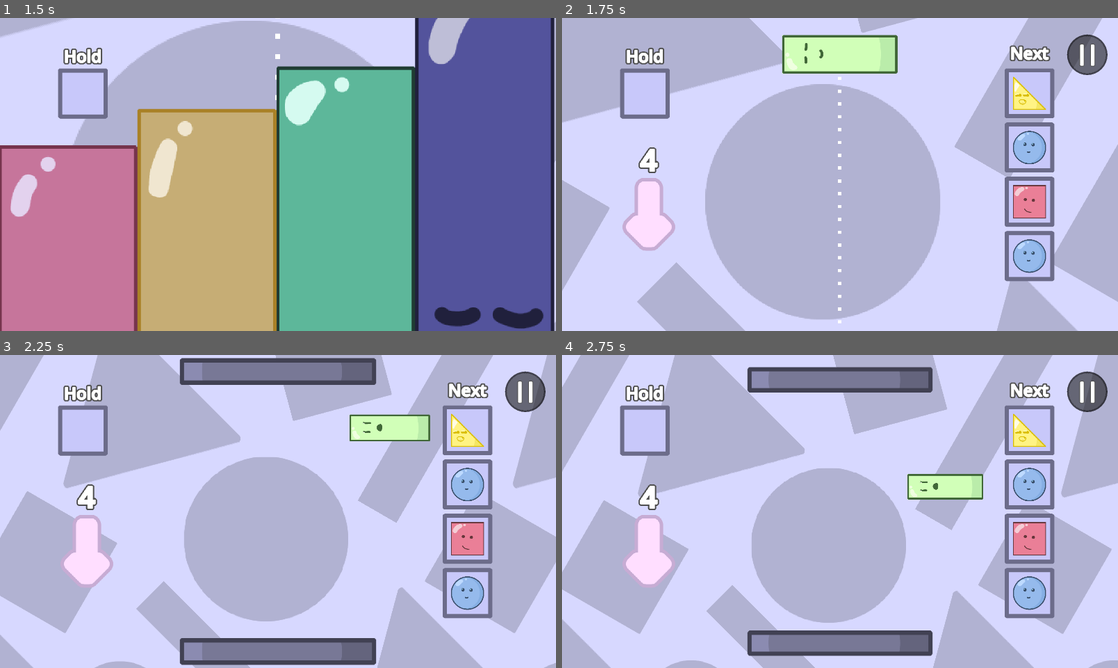
Above: before the commit, frames 1-4 (two rows, left to right).
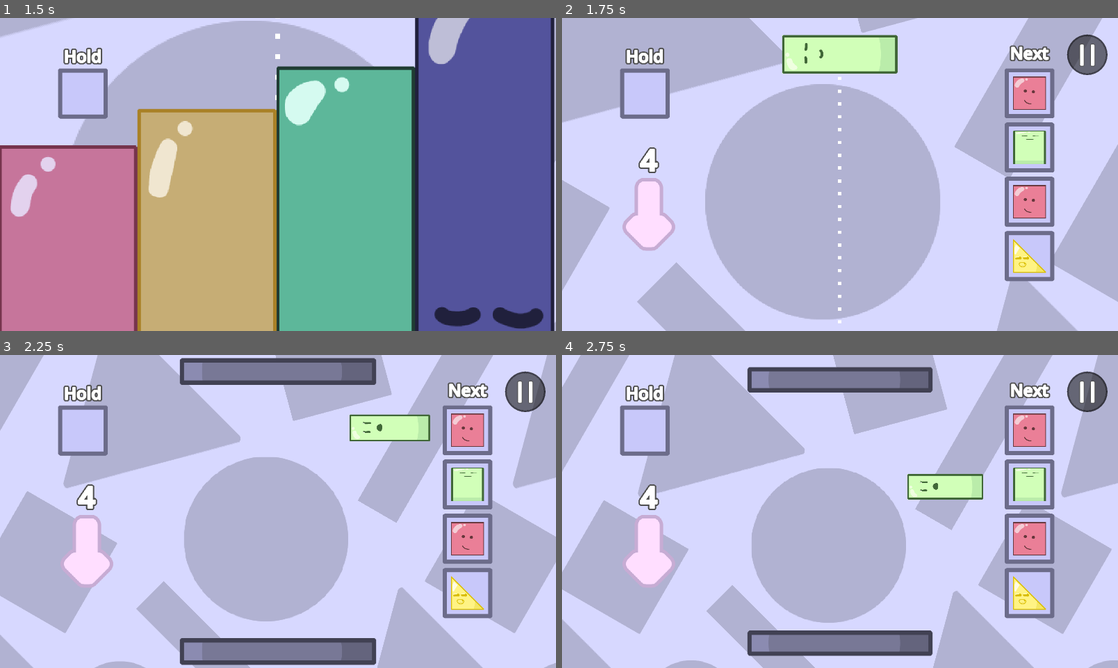
Above: after the commit, the same moments.

Repository: nullishew/game-jam-palindome
Game: Godot game, scene res://scenes/menu.tscn
The game is run twice, just before and just after one commit, with the same random seed, the same clock (stepped at 60 frames per second) and the same inputs.
Inputs (mouse positions are in pixels of both pictures, inside the frame that each line leads up to):
- Up to frame 1 (1.5 s): click "Start" at 0.5 s; click "Start" at 1.25 s
- Up to frame 2 (1.75 s): no input
- Up to frame 3 (2.25 s): move the mouse to (400, 495) at 2.02 s; hold Right (move_piece_right) from 2.03 s (still down); tap Space (drop_piece) at 2.1 s; click (400, 495) at 2.17 s
- Up to frame 4 (2.75 s): keep holding Right (move_piece_right)

Frame 1 is identical in both runs. In frame 2, 1.9% of the frame differs, in the area x 81-88%, y 18-82%; in frame 3, 1.9%; in frame 4, 1.9%.

Commit message:
create framework for difficulty adjustment + rework piece generation pattern

Diff:
--- /dev/null
+++ b/resources/game_difficulty_config_1.tres
@@ -0,0 +1,48 @@
+[gd_resource type="Resource" script_class="DifficultyConfig" format=3 uid="uid://cn5xn8va052jg"]
+
+[ext_resource type="Script" uid="uid://d1feek4va50u1" path="res://scripts/features/difficulty_config.gd" id="1_3rb7r"]
+[ext_resource type="Script" uid="uid://c8dmoo7qmkc50" path="res://scripts/features/difficulty_stage_config.gd" id="2_6t4k3"]
+[ext_resource type="Script" uid="uid://cpowjncfu48nu" path="res://scripts/features/piece/piece_spawn_config.gd" id="3_h25ky"]
+[ext_resource type="Resource" uid="uid://ddvlfs7xxkopw" path="res://resources/piece_spawn_configs/block_spawn_config.tres" id="4_hqnqd"]
+[ext_resource type="Resource" uid="uid://css1jxrjeb1ym" path="res://resources/piece_spawn_configs/i_spawn_config.tres" id="5_gqomr"]
+[ext_resource type="Script" uid="uid://cqhh5s47qk48l" path="res://scripts/features/piece/piece_queue_config.gd" id="6_rox67"]
+[ext_resource type="Resource" uid="uid://mcl75rxngymv" path="res://resources/piece_spawn_configs/triangle_spawn_config.tres" id="7_gqomr"]
+[ext_resource type="Resource" uid="uid://ej4doo37u15r" path="res://resources/piece_spawn_configs/circle_spawn_config.tres" id="8_rox67"]
+
+[sub_resource type="Resource" id="Resource_ltmrq"]
+script = ExtResource("6_rox67")
+piece_spawn_configs = Array[ExtResource("3_h25ky")]([ExtResource("4_hqnqd"), ExtResource("5_gqomr")])
+metadata/_custom_type_script = "uid://cqhh5s47qk48l"
+
+[sub_resource type="Resource" id="Resource_47w2s"]
+script = ExtResource("2_6t4k3")
+duration_turns = 4
+piece_queue_config = SubResource("Resource_ltmrq")
+metadata/_custom_type_script = "uid://c8dmoo7qmkc50"
+
+[sub_resource type="Resource" id="Resource_h25ky"]
+script = ExtResource("6_rox67")
+piece_spawn_configs = Array[ExtResource("3_h25ky")]([ExtResource("4_hqnqd"), ExtResource("5_gqomr"), ExtResource("7_gqomr")])
+metadata/_custom_type_script = "uid://cqhh5s47qk48l"
+
+[sub_resource type="Resource" id="Resource_hqnqd"]
+script = ExtResource("2_6t4k3")
+duration_turns = 4
+piece_queue_config = SubResource("Resource_h25ky")
+metadata/_custom_type_script = "uid://c8dmoo7qmkc50"
+
+[sub_resource type="Resource" id="Resource_s8g25"]
+script = ExtResource("6_rox67")
+piece_spawn_configs = Array[ExtResource("3_h25ky")]([ExtResource("4_hqnqd"), ExtResource("5_gqomr"), ExtResource("7_gqomr"), ExtResource("8_rox67")])
+metadata/_custom_type_script = "uid://cqhh5s47qk48l"
+
+[sub_resource type="Resource" id="Resource_li5s8"]
+script = ExtResource("2_6t4k3")
+duration_turns = 4
+piece_queue_config = SubResource("Resource_s8g25")
+metadata/_custom_type_script = "uid://c8dmoo7qmkc50"
+
+[resource]
+script = ExtResource("1_3rb7r")
+stages = Array[ExtResource("2_6t4k3")]([SubResource("Resource_47w2s"), SubResource("Resource_hqnqd"), SubResource("Resource_li5s8")])
+metadata/_custom_type_script = "uid://d1feek4va50u1"
--- a/scenes/game.tscn
+++ b/scenes/game.tscn
@@ -1,14 +1,10 @@
 [gd_scene format=3 uid="uid://bxu4bfu82u3al"]
 
 [ext_resource type="Script" uid="uid://c0pg5bts2c01c" path="res://scripts/systems/game.gd" id="1_yqjtg"]
-[ext_resource type="Script" uid="uid://cpowjncfu48nu" path="res://scripts/features/piece/piece_spawn_config.gd" id="2_gee14"]
-[ext_resource type="Resource" uid="uid://ddvlfs7xxkopw" path="res://resources/piece_spawn_configs/block_spawn_config.tres" id="3_264po"]
+[ext_resource type="Resource" uid="uid://cn5xn8va052jg" path="res://resources/game_difficulty_config_1.tres" id="2_e1j6l"]
 [ext_resource type="Script" uid="uid://dwdql42b0t8a4" path="res://scripts/features/gravity_controller.gd" id="3_bt5mj"]
 [ext_resource type="PackedScene" uid="uid://b4g4t2trs4wr7" path="res://scenes/platform.tscn" id="3_lbhrr"]
-[ext_resource type="Resource" uid="uid://mcl75rxngymv" path="res://resources/piece_spawn_configs/triangle_spawn_config.tres" id="4_1kice"]
 [ext_resource type="PackedScene" uid="uid://bdajgv04xnnoe" path="res://scenes/death_zone.tscn" id="4_lbhrr"]
-[ext_resource type="Resource" uid="uid://css1jxrjeb1ym" path="res://resources/piece_spawn_configs/i_spawn_config.tres" id="5_5newe"]
-[ext_resource type="Resource" uid="uid://ej4doo37u15r" path="res://resources/piece_spawn_configs/circle_spawn_config.tres" id="6_37s47"]
 [ext_resource type="Script" uid="uid://dxabjkkobfw1v" path="res://scripts/features/piece/piece_spawn_controller.gd" id="9_5newe"]
 [ext_resource type="Script" uid="uid://f7c8k35oislr" path="res://scripts/features/piece/piece_placement_preview/placement_preview_controller.gd" id="10_1kice"]
 [ext_resource type="Script" uid="uid://bravgtsr1mrig" path="res://scripts/features/camera_controller.gd" id="11_5newe"]
@@ -34,6 +30,7 @@
 gravity_controller = NodePath("GravityController")
 camera_controller = NodePath("Camera2D")
 platform_controller = NodePath("PlatformController")
+difficulty_config = ExtResource("2_e1j6l")
 
 [node name="GravityController" type="Node" parent="." unique_id=76204897]
 script = ExtResource("3_bt5mj")
@@ -56,7 +53,6 @@
 
 [node name="PieceQueueComponent" type="Node" parent="PieceManager" unique_id=1532387017]
 script = ExtResource("13_bt5mj")
-piece_configs = Array[ExtResource("2_gee14")]([ExtResource("3_264po"), ExtResource("4_1kice"), ExtResource("5_5newe"), ExtResource("6_37s47")])
 metadata/_custom_type_script = "uid://dsk3v6a3mwkq"
 
 [node name="PieceSpawnController" type="Node" parent="PieceManager" unique_id=1537247158 node_paths=PackedStringArray("piece_container")]
--- /dev/null
+++ b/scripts/features/difficulty_config.gd
@@ -0,0 +1,4 @@
+class_name DifficultyConfig
+extends Resource
+
+@export var stages: Array[DifficultyStageConfig]
--- /dev/null
+++ b/scripts/features/difficulty_stage_config.gd
@@ -0,0 +1,8 @@
+class_name DifficultyStageConfig
+extends Resource
+
+
+@export var duration_turns: int = 1
+# @export var minimum_height_increase: float = 0
+# @export var repeat: int = 1
+@export var piece_queue_config: PieceQueueConfig
--- a/scripts/features/piece/piece_manager.gd
+++ b/scripts/features/piece/piece_manager.gd
@@ -63,6 +63,10 @@
 	_hold_piece = null
 	_curr_piece_config = null
 	_curr_piece = null
+
+
+func set_difficulty(stage: DifficultyConfig):
+	piece_queue_component.set_difficulty(stage)
 
 
 func set_spawn_mode(mode: SpawnMode):
--- a/scripts/features/piece/piece_queue_component.gd
+++ b/scripts/features/piece/piece_queue_component.gd
@@ -2,16 +2,29 @@
 extends Node
 
 
-@export var piece_configs: Array[PieceSpawnConfig]
-
+var _difficulty_config: DifficultyConfig
 
 var _queue: Array[PieceSpawnConfig] = []
 var _curr_piece_index: int = 0
+
+var _generated_turns: int = 0
+var _stage_index: int = 0
+var _stage_turn_remaining: int = 0
 
 
 func _ready() -> void:
 	_queue.clear()
 	_curr_piece_index = 0
+
+
+func set_difficulty(config: DifficultyConfig):
+	_difficulty_config = config
+
+	_stage_index = 0
+	_generated_turns = 0
+
+	if config.stages.size() > 0:
+		_stage_turn_remaining = config.stages[0].duration_turns
 
 
 func pop_front() -> PieceSpawnConfig:
@@ -29,10 +42,39 @@
 		arr.append(_queue[j])
 	return arr
 
+var _current_cycle: Array[PieceSpawnConfig] = []
+var _cycle_index: int = 0
 
 func _generate_until(n: int):
+
 	while _queue.size() < n:
-		var next_cycle: Array[PieceSpawnConfig] = piece_configs.duplicate()
-		next_cycle.shuffle()
-		_queue.append_array(next_cycle)
-	print("size: " + str(_queue.size()) + " to meet demand: " + str(n))
+
+		if _cycle_index >= _current_cycle.size():
+			_generate_new_cycle()
+
+		var piece = _current_cycle[_cycle_index]
+
+		_queue.append(piece)
+
+		_cycle_index += 1
+		_generated_turns += 1
+		_stage_turn_remaining -= 1
+
+		if _stage_turn_remaining <= 0:
+			_advance_stage()
+func _generate_new_cycle():
+
+	var stage = _difficulty_config.stages[_stage_index]
+
+	_current_cycle = stage.piece_queue_config.piece_spawn_configs.duplicate()
+
+	_current_cycle.shuffle()
+
+	_cycle_index = 0
+
+func _advance_stage():
+	if _stage_index + 1 >= _difficulty_config.stages.size():
+		return
+	_stage_index += 1
+	var stage = _difficulty_config.stages[_stage_index]
+	_stage_turn_remaining = stage.duration_turns
--- /dev/null
+++ b/scripts/features/piece/piece_queue_config.gd
@@ -0,0 +1,5 @@
+class_name PieceQueueConfig
+extends Resource
+
+
+@export var piece_spawn_configs: Array[PieceSpawnConfig]
--- a/scripts/systems/game.gd
+++ b/scripts/systems/game.gd
@@ -7,16 +7,19 @@
 @export var camera_controller: CameraController
 @export var platform_controller: PlatformController
 
-@export var invert_turn_count: int = 4
 @export var min_place_time: float = 1
 @export var min_settle_time: float = 0.5
 
+@export var invert_turn_count: int = 4
+@export var difficulty_config: DifficultyConfig
 
-var _is_mouse_button_input_unhandled: bool = false
 
 var is_game_over: bool:
 	get: return _state == GameState.LOSE
 
+
+var _is_mouse_button_input_unhandled: bool = false
+var _mouse_moved: bool = false
 
 var _place_timer: float = 0
 
@@ -24,8 +27,7 @@
 var _prev_state: GameState
 
 var _turn_count: int = 0
-
-var _mouse_moved: bool = false
+var _difficulty_stage_index: int = 0
 
 
 enum GameState {
@@ -42,6 +44,7 @@
 	GameManager.game = self
 	gravity_controller.reset()
 	_is_mouse_button_input_unhandled = false
+	set_difficulty(difficulty_config)
 	_set_state(GameState.AIM)
 
 
@@ -143,5 +146,9 @@
 	_set_state(_prev_state)
 
 
+func set_difficulty(config: DifficultyConfig):
+	piece_manager.set_difficulty(config)
+
+
 func lose():
 	_set_state(GameState.LOSE)
Not shown, added: scripts/features/difficulty_config.gd.uid
Not shown, added: scripts/features/difficulty_stage_config.gd.uid
Not shown, added: scripts/features/piece/piece_queue_config.gd.uid
